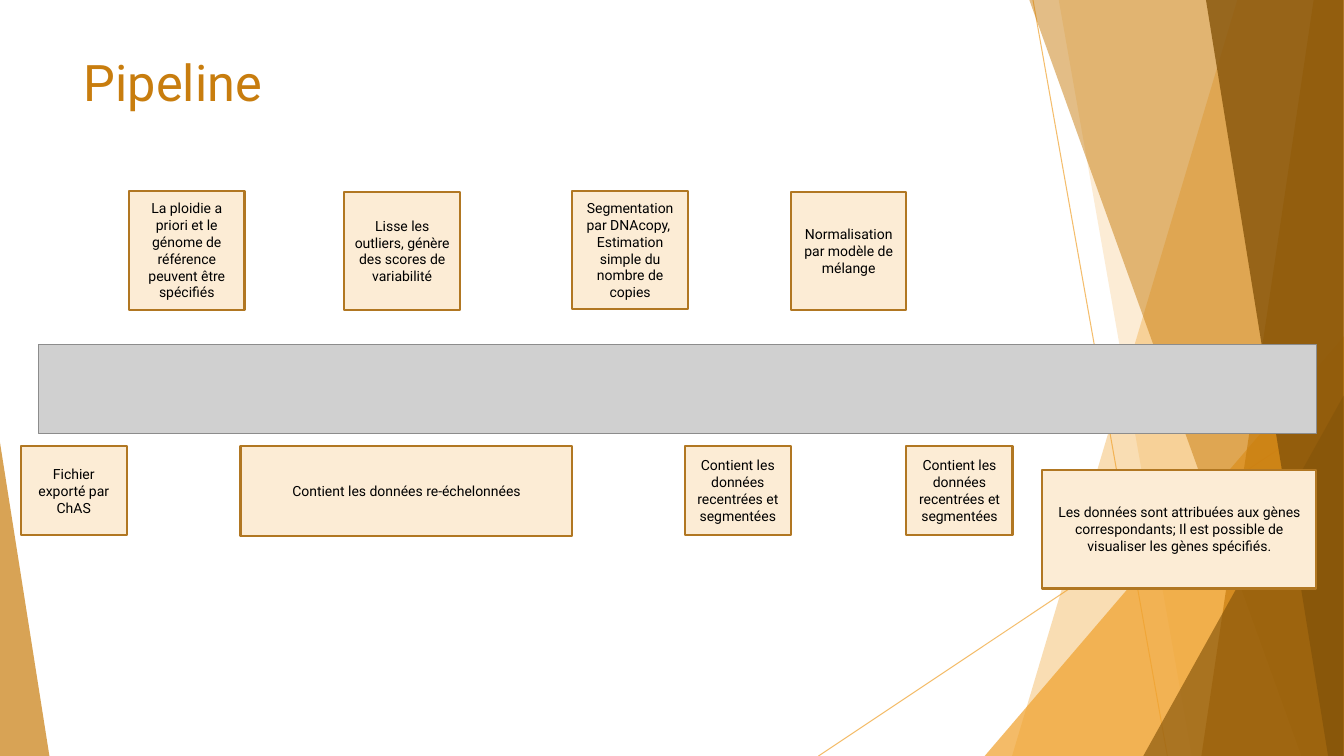
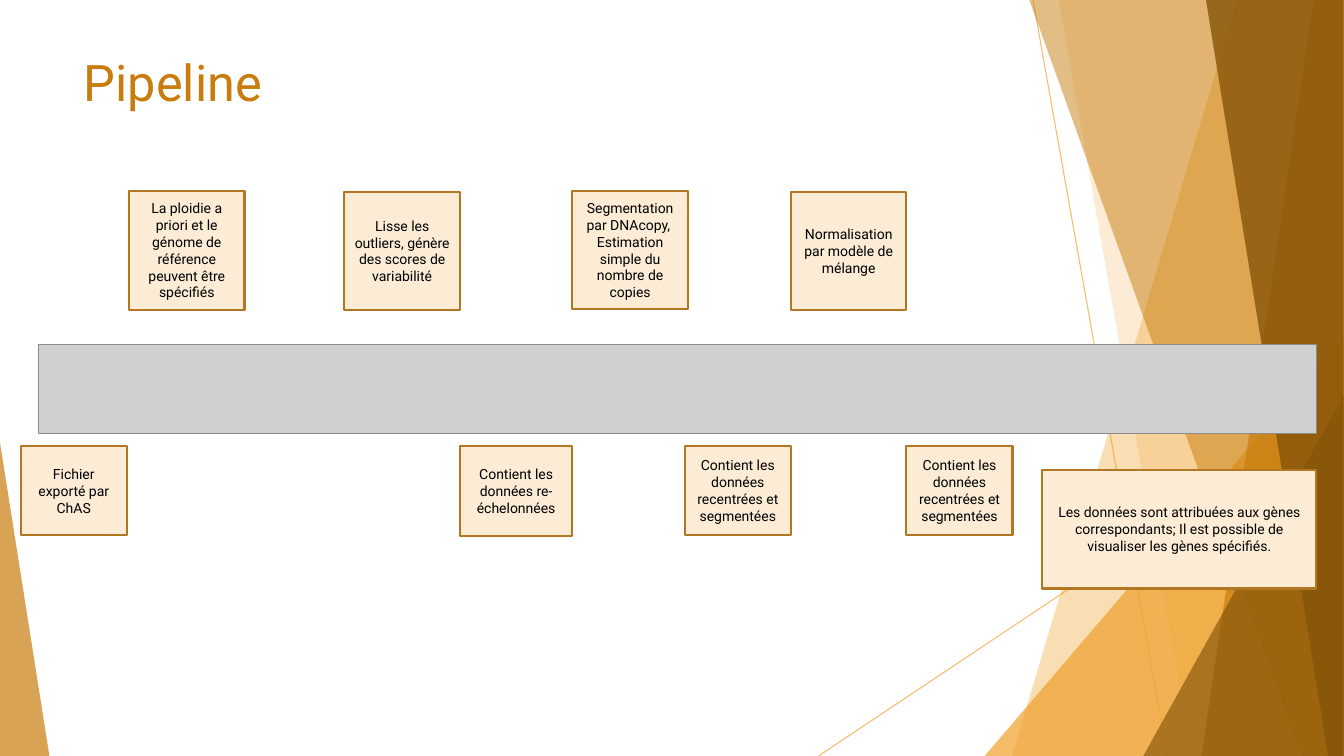
Before and after one commit to Elie-Bordron/DEA-dataviz, a slide deck: slide 2 of docs/docs_I_made/slides/rCGH.pptx. Drawn at 1344x756 pixels with LibreOffice and Linux fonts; fonts in the diff are those of the drawing; grey boxes stand for pictures. Boxes give left, top, right and bottom in pixels: in the first picture for what was removed or moved away, otherwise in the second. Text is boxed around its words. In the diff, an @@ line names an element or a change of style, - is before the commit and + after.

```diff
--- a/docs/docs_I_made/slides/rCGH.pptx
+++ b/docs/docs_I_made/slides/rCGH.pptx
@@ rectangle "Contient les données re-échelonnées" resized from (x1=241, y1=447, x2=573, y2=536) to (x1=460, y1=447, x2=573, y2=536) @@
```
Also in this commit, not shown: 1 slide removed, 15 other files.
